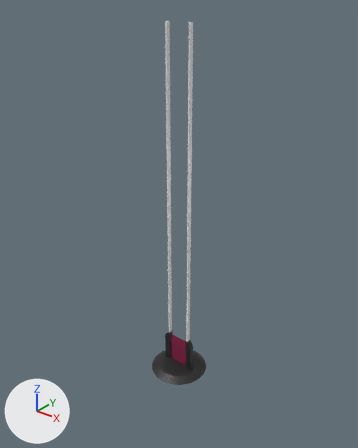
The FBX model Chronos_Project/Assets/Map/Portal.fbx: old version first, new version second.
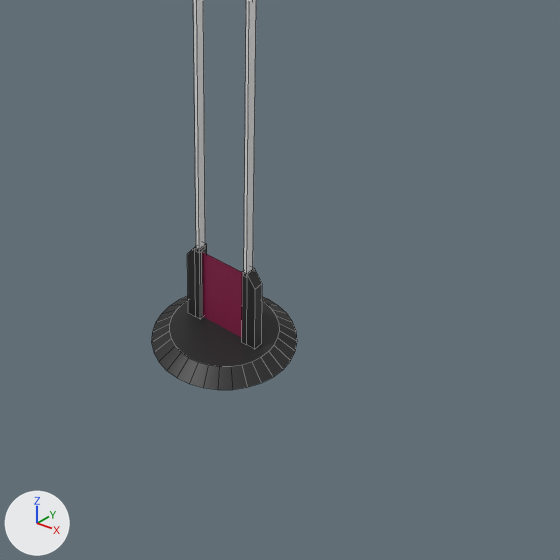
Each version appears first whole from a camera (50 mm lens) standing at (125.9, 478.3, 111.1) and looking at (4.6, 629.9, 17.1), and next in a close-up on the part from 27% to 85% of the width and 54% to 100% of the height. The axes (+X, +Y, +Z) are drawn at lower left. The lights are the same throughout. The close-ups show mesh edges as thin lines. Where no turn or scale is listed for an object, it has been applied to the vertices.
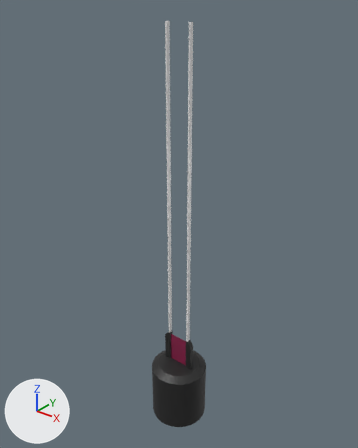
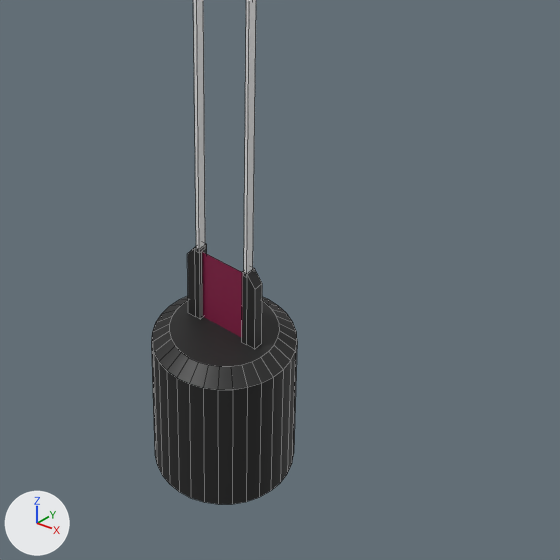
The newer file is also turned or shifted as a whole; pictures and numbers use the older file's frame.

Boxes [x1, y1, x2, y2] around the edits, measured in the close-ups (560 x 560 px):
'Circle.040', reshaped (120% taller): before [151, 296, 297, 390]; after [151, 296, 297, 504]
part 1 of me_circle_040, added (black): after [152, 345, 297, 504]

The change, as a diff of the scene's bpy script:
```diff
--- a/Chronos_Project/Assets/Map/Portal.fbx.py
+++ b/Chronos_Project/Assets/Map/Portal.fbx.py
@@ me_circle_040 @@
 # used by ob_circle_040; location = (7.6, 626.1, -57.2); scale = (-9.99, -9.99, -9.99)
-me_circle_040.from_pydata(...)  # 64 vertices, 33 faces; spans x -1.32..1.32, y -1.32..1.32, z -0.2..0.02
+me_circle_040.from_pydata(...)  # 96 vertices, 65 faces; spans x -1.32..1.32, y -1.32..1.32, z -0.2..2.76
+# me_circle_040 part 1
+# 32 new vertices lie (0.0, 0.0, 2.74) away from vertices in x -1.32..1.32, y -1.32..1.32, z 0.02
+# 32 new faces join them
 me_circle_040.materials.append(mat_rock_2)
```
